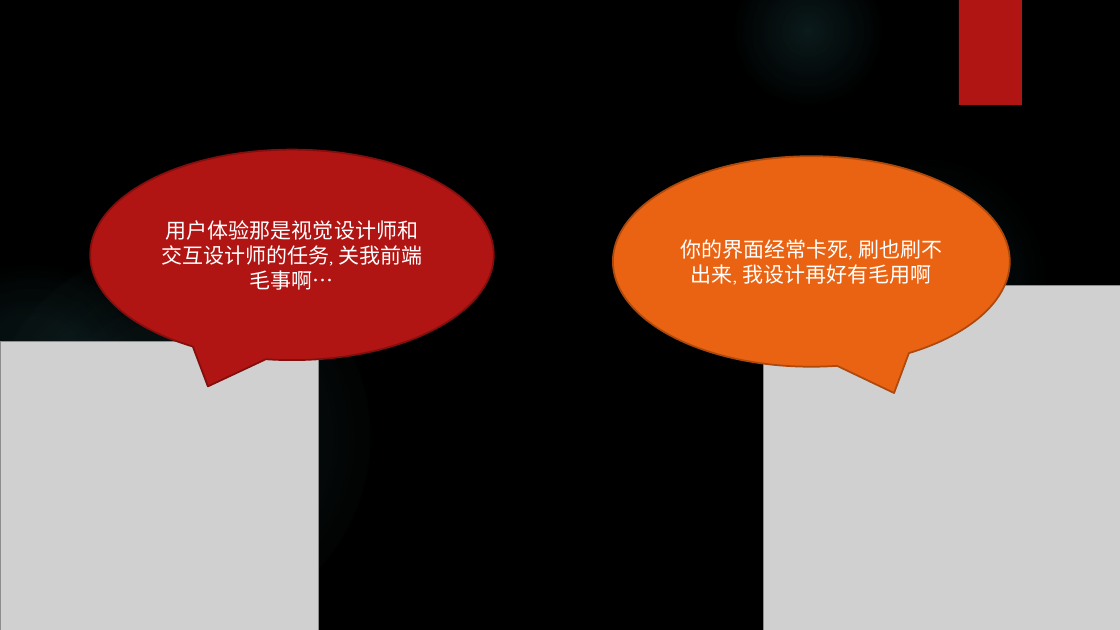
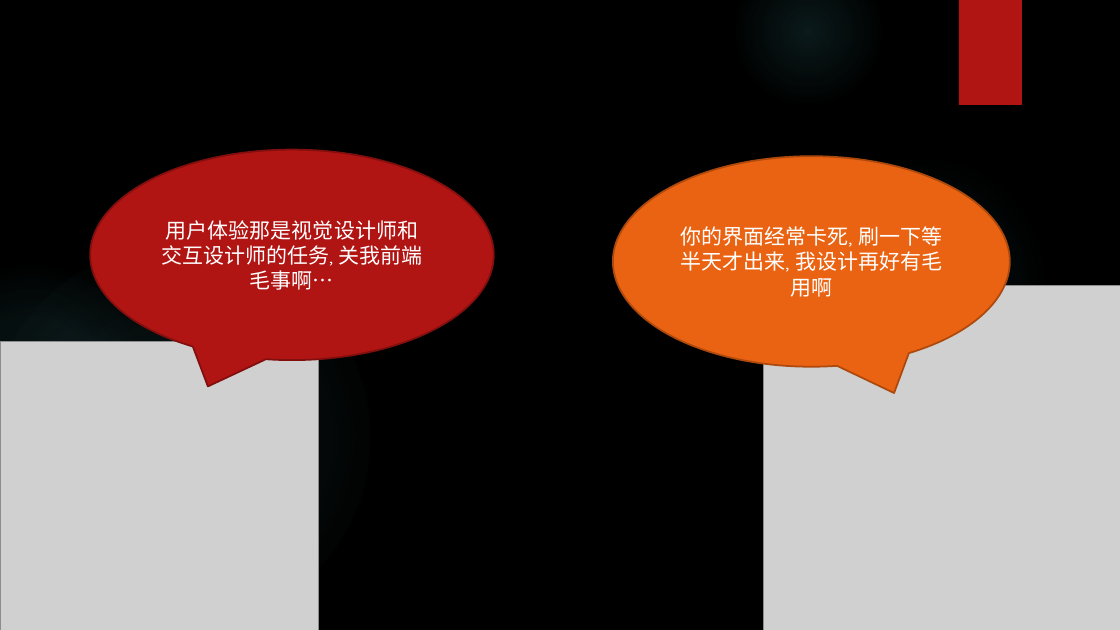
Before and after one commit to erichua23/prj, a slide deck: slide 16 of jsmvc/docs/Frontend MVC(EricHua).pptx (slide 15 before the commit). Drawn at 1120x630 pixels with LibreOffice and Linux fonts; fonts in the diff are those of the drawing; grey boxes stand for pictures; background and template pictures are left out. Boxes give left, top, right and bottom in pixels: in the first picture for what was removed or moved away, otherwise in the second. Text is boxed around its words. In the diff, an @@ line names an element or a change of style, - is before the commit and + after.

```diff
--- a/jsmvc/docs/Frontend MVC(EricHua).pptx
+++ b/jsmvc/docs/Frontend MVC(EricHua).pptx
@@ text in speech bubble at [680, 226, 942, 297]: text changed @@
-你的界面经常卡死, 刷也刷不出来, 我设计再好有毛用啊
+你的界面经常卡死, 刷一下等半天才出来, 我设计再好有毛用啊
```
Also in this commit, not shown: 18 other slides changed, 29 slides added, 19 slides removed.
